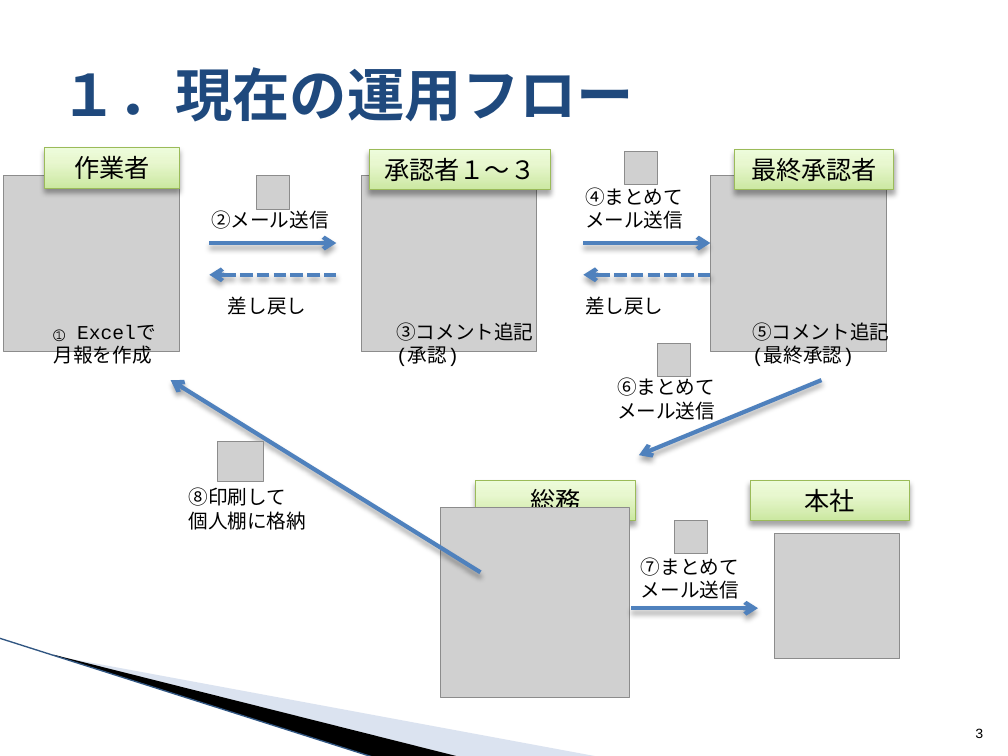
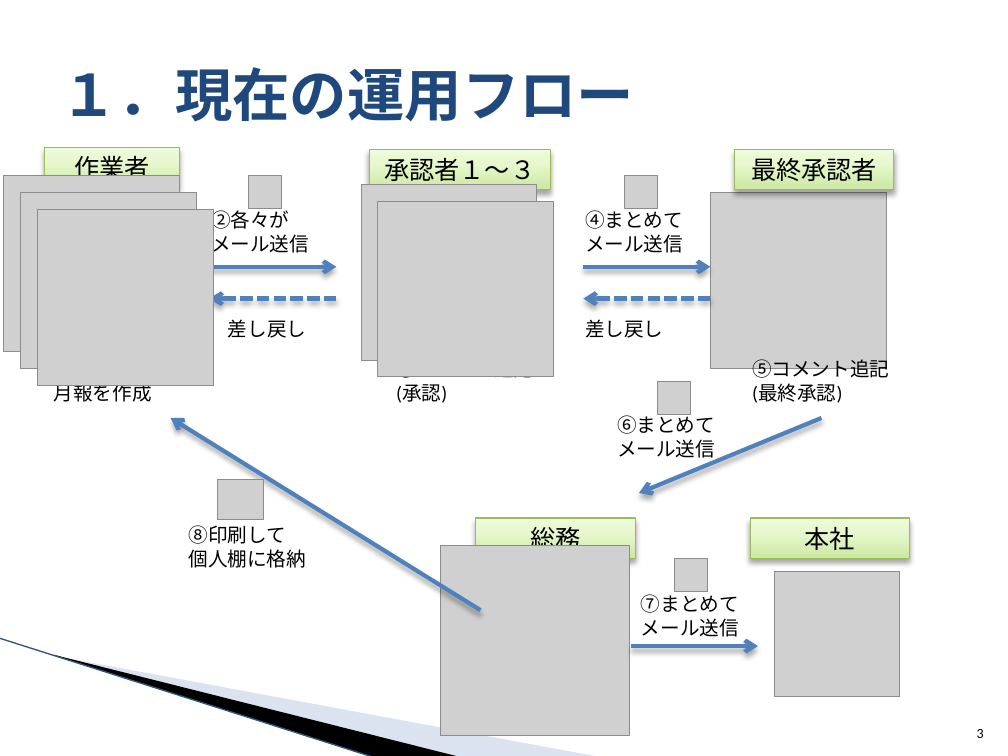
Before and after one commit to around7days/AppFreeMemo, a slide deck: slide 3 of 月報管理システム 提案資料.pptx. Drawn at 1008x756 pixels with LibreOffice and Linux fonts; fonts in the diff are those of the drawing; grey boxes stand for pictures; background and template pictures are left out. Boxes give left, top, right and bottom in pixels: in the first picture for what was removed or moved away, otherwise in the second. Text is boxed around its words. In the diff, an @@ line names an element or a change of style, - is before the commit and + after.

```diff
--- a/月報管理システム 提案資料.pptx
+++ b/月報管理システム 提案資料.pptx
@@ title "１．現在の運用フロー" at box(60, 67, 634, 122): font Courier New to Cambria @@
@@ picture: place and size @@
-picture at box(256, 176, 289, 210)
+picture at box(249, 175, 282, 209)
@@ picture added at box(21, 193, 198, 369) @@
@@ text at box(211, 207, 309, 257): text changed; font Courier New to Calibri @@
-②メール送信
+②各々が
+メール送信
@@ picture: place and size @@
-picture at box(361, 176, 537, 353)
+picture at box(361, 184, 537, 361)
@@ picture added at box(378, 202, 554, 378) @@
@@ picture: place and size @@
-picture at box(711, 176, 887, 353)
+picture at box(711, 193, 887, 369)
@@ picture added at box(37, 210, 214, 386) @@
@@ 4 arrows, 3 texts, 1 picture: place and size @@
-4 arrows, 3 texts, 1 picture at box(210, 151, 711, 315)
+4 arrows, 3 texts, 1 picture at box(210, 175, 711, 338)
@@ font Courier New to Calibri in 15 elements at box(45, 148, 180, 188), box(369, 149, 550, 190), box(734, 149, 893, 190), box(977, 729, 984, 738), box(228, 319, 306, 338), box(585, 207, 683, 253), box(585, 319, 663, 338), box(476, 518, 635, 558), box(617, 412, 715, 461), box(188, 525, 306, 568), box(750, 518, 909, 558), box(641, 591, 739, 637), box(53, 385, 151, 402), box(396, 376, 533, 403), box(752, 356, 889, 403) @@
@@ 6 texts, 3 arrows, 2 pictures, 2 rectangles: place and size @@
-6 texts, 3 arrows, 2 pictures, 2 rectangles at box(53, 318, 909, 659)
+6 texts, 3 arrows, 2 pictures, 2 rectangles at box(53, 356, 909, 697)
@@ 3 pictures: place and size @@
-3 pictures at box(440, 344, 708, 698)
+3 pictures at box(440, 381, 708, 735)
```
Also in this commit, not shown: 9 other slides changed, 3 slides added, 2 slides removed.
